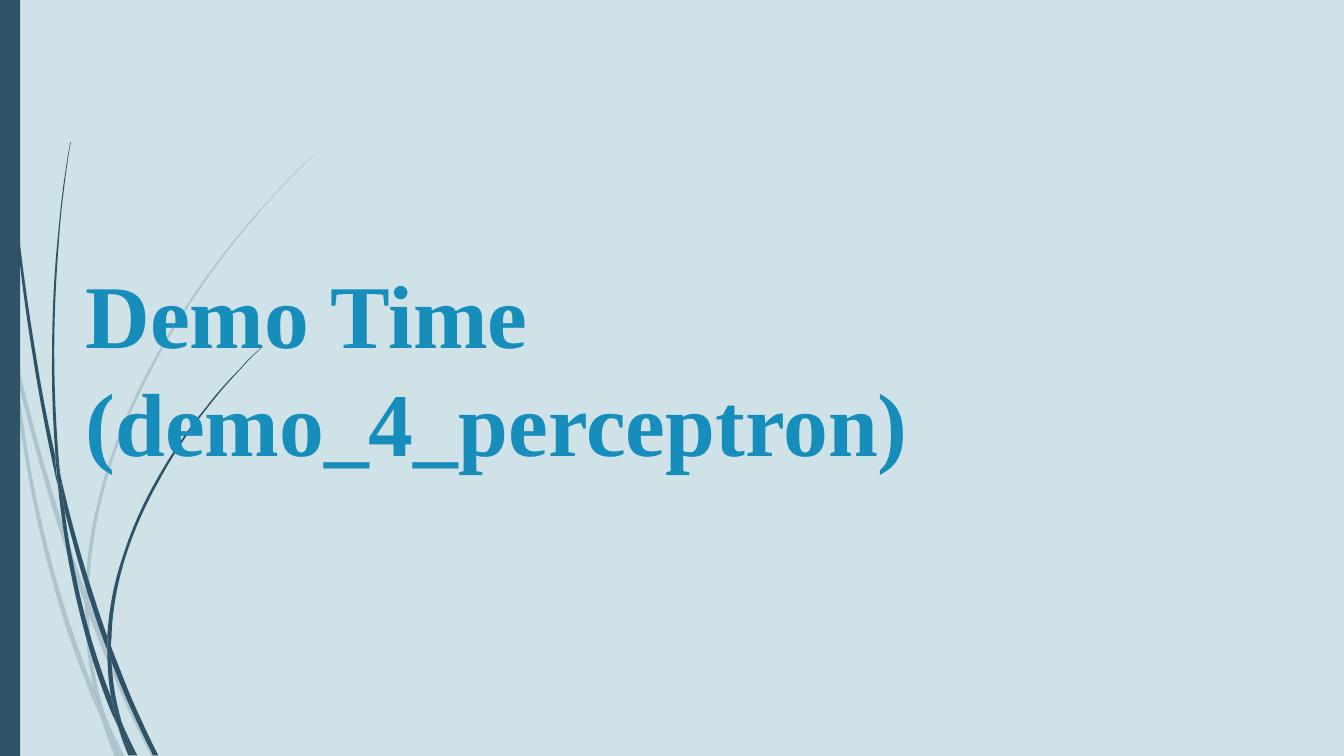
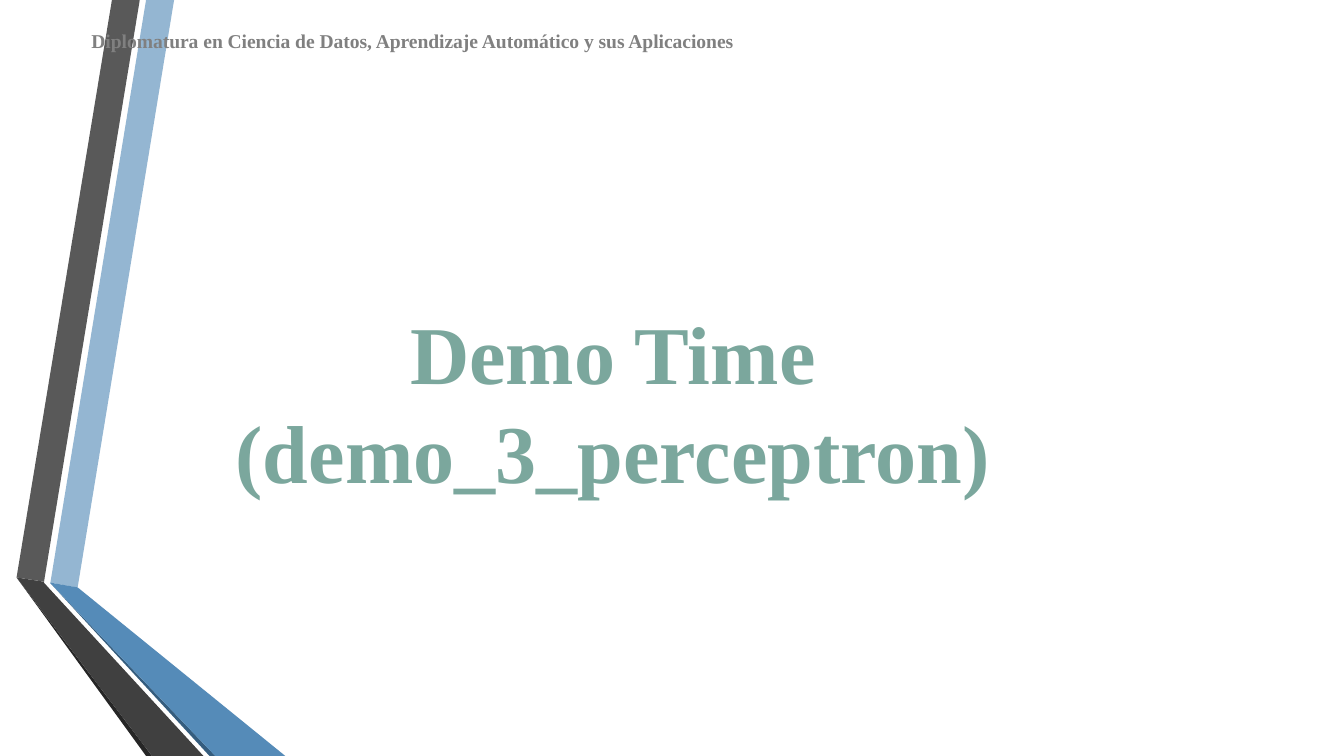
Before and after one commit to DiploDatos/AprendizajeSupervisado, a slide deck: slide 29 of Teórico/Aprendizaje Supervisado - Clase I.ppsx (slide 41 before the commit). Drawn at 1344x756 pixels with LibreOffice and Linux fonts; fonts in the diff are those of the drawing; background and template pictures are left out. Boxes give left, top, right and bottom in pixels: in the first picture for what was removed or moved away, otherwise in the second. Text is boxed around its words. In the diff, an @@ line names an element or a change of style, - is before the commit and + after.

```diff
--- a/Teórico/Aprendizaje Supervisado - Clase I.ppsx
+++ b/Teórico/Aprendizaje Supervisado - Clase I.ppsx
@@ background #CFE2E7 to picture (left out) @@
@@ rectangle removed at <box>0,0,20,755</box> @@
@@ freeform shape: place and size @@
-freeform shape at <box>51,142,70,476</box>
+freeform shape at <box>16,0,140,582</box>
@@ freeform shape at <box>16,0,140,582</box>: fill #2E5369 to #595959 @@
@@ freeform shape added at <box>51,0,175,587</box>, fill #94B6D2 @@
@@ text added at <box>91,33,733,53</box>, 10.5 pt, text #808080, bold @@
+Diplomatura en Ciencia de Datos, Aprendizaje Automático y sus Aplicaciones
@@ title at <box>236,327,990,498</box>: text changed; size 48 to 44 pt; text colour #178DBB to gradient #3A5750 to #7BA79D to #B0CAC4 @@
-Demo Time (demo_4_perceptron)
+Demo Time (demo_3_perceptron)
@@ freeform shape: place and size @@
-freeform shape at <box>85,603,106,716</box>
+freeform shape at <box>16,578,152,756</box>
@@ freeform shape at <box>16,578,152,756</box>: fill #2E5369 at 20% opacity to #262626 @@
@@ freeform shape added at <box>16,578,203,756</box>, fill #404040 @@
@@ freeform shape: place and size @@
-freeform shape at <box>89,601,156,756</box>
+freeform shape at <box>51,583,216,756</box>
@@ freeform shape at <box>51,583,216,756</box>: fill #2E5369 at 20% opacity to #355D7E @@
@@ freeform shape added at <box>51,583,286,756</box>, fill #558BB8 @@
@@ group removed at <box>0,155,314,756</box>: 8 freeform shapes @@
@@ group removed at <box>3,0,263,756</box>: 11 freeform shapes @@
```
Also in this commit, not shown: 27 other slides changed, 11 slides added, 14 slides removed, 4 other files.
